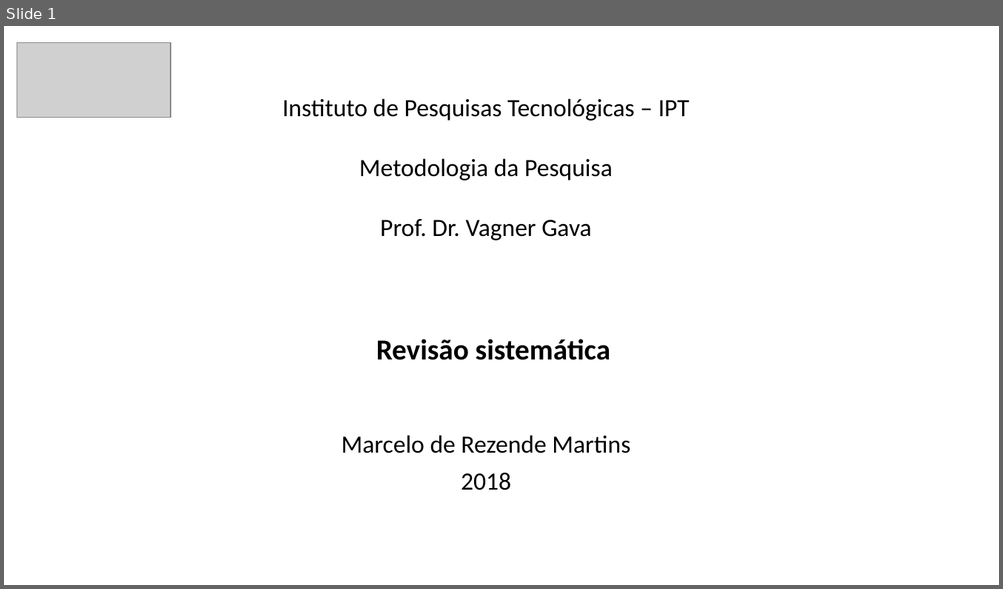
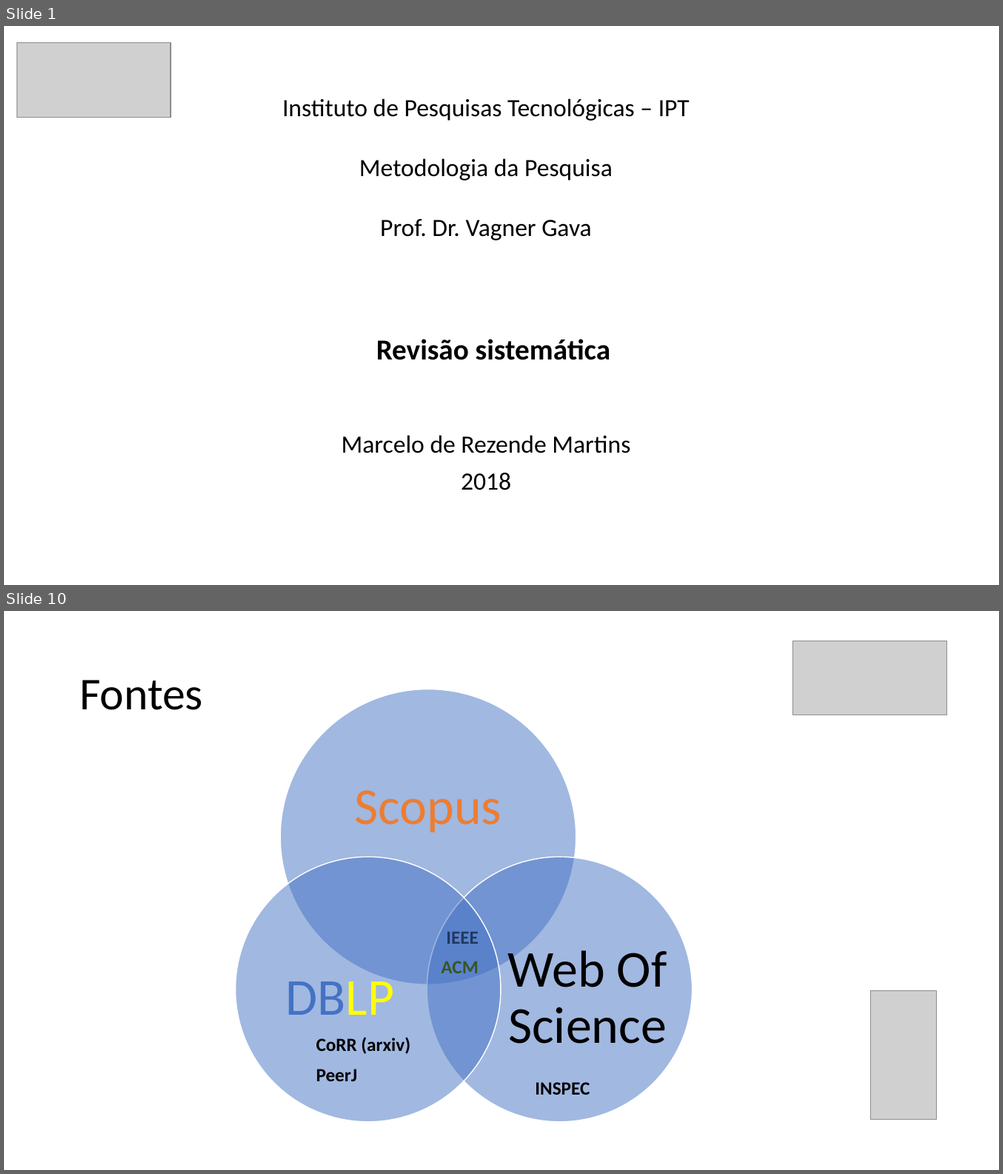
Before and after one commit to mrezende/mpq-discipline, a slide deck: exercise5/presentation/Apresentacao.pptx. Shown one above the other, each under a label of ours: slide 1 before the commit, slides 1 and 10 after it; the slides between them are not shown. The pictures are 1003x589 and 1003x1174 pixels, drawn with LibreOffice and Linux fonts; fonts in the diff are those of the drawing; grey boxes stand for pictures. Boxes give left, top, right and bottom in pixels: in the first picture for what was removed or moved away, otherwise in the second. Text is boxed around its words. In the diff, an @@ line names an element or a change of style, - is before the commit and + after.

```diff
--- a/exercise5/presentation/Apresentacao.pptx
+++ b/exercise5/presentation/Apresentacao.pptx
@@ slide 10 added at [4,611,999,1170], background #FFFFFF @@
@@ picture added at [793,641,946,715] @@
@@ title added at [79,680,202,710], 44 pt, text #000000 @@
+Fontes
@@ text added at [446,932,478,944], 18 pt, text #203864, bold @@
+IEEE
@@ text added at [441,961,478,974], 18 pt, text #385723, bold @@
+ACM
@@ group added at [236,689,693,1123]: 3 ellipses, 3 texts @@
+Scopus
+Web Of Science
+DBLP
@@ picture added at [871,991,936,1120] @@
@@ text added at [316,1037,410,1054], 18 pt, text #000000, bold @@
+CoRR (arxiv)
@@ text added at [316,1069,358,1082], 18 pt, text #000000, bold @@
+PeerJ
@@ text added at [535,1082,589,1095], 18 pt, text #000000, bold @@
+INSPEC
```
Also in this commit, not shown: 6 slides changed, 4 other slides added, 2 slides removed, 1 other file.
